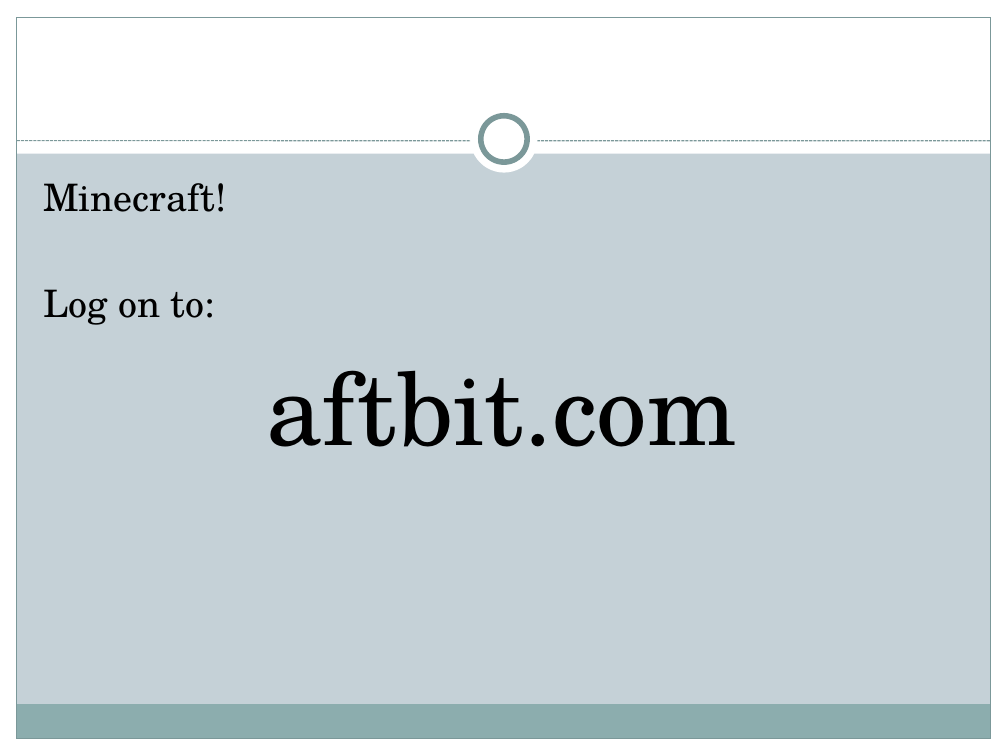
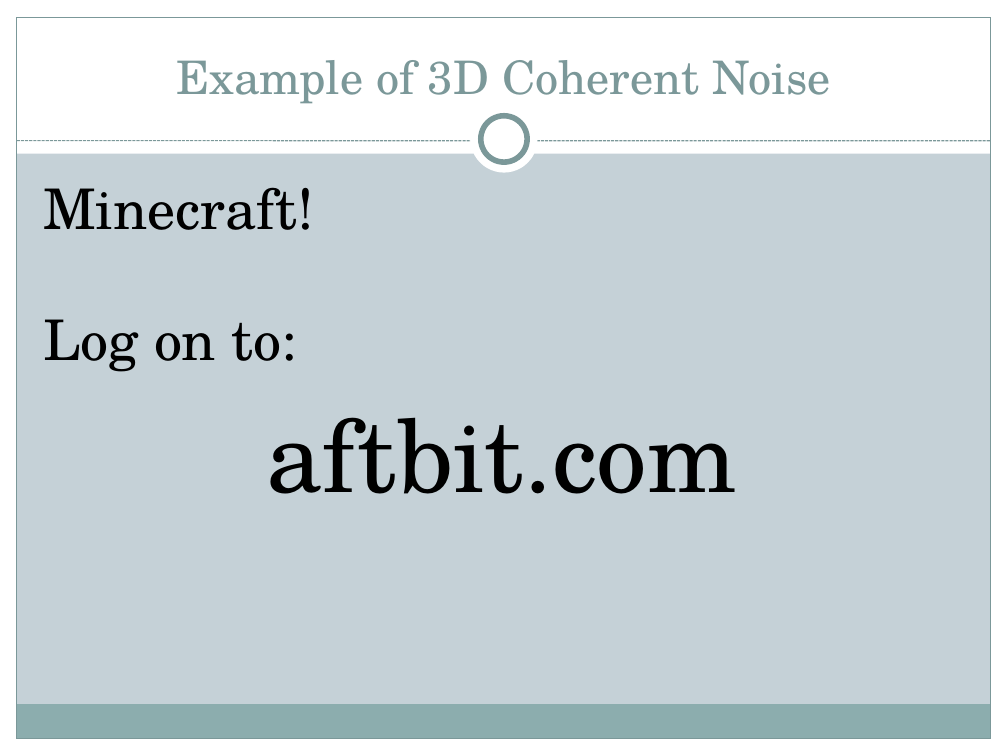
Before and after one commit to freethenation/OpenCLNoise, a slide deck: slide 11 of docs/Presentation.pptx (slide 4 before the commit). Drawn at 1008x756 pixels with LibreOffice and Linux fonts; fonts in the diff are those of the drawing. Boxes give left, top, right and bottom in pixels: in the first picture for what was removed or moved away, otherwise in the second. Text is boxed around its words. In the diff, an @@ line names an element or a change of style, - is before the commit and + after.

Commit message:
Updated Powerpoint

```diff
--- a/docs/Presentation.pptx
+++ b/docs/Presentation.pptx
@@ title added at (176,60,831,104), 33 pt, text #7C999A @@
+Example of 3D Coherent Noise
@@ text at (43,187,314,372): size 27 to 40 pt in "Minecraft!", "Log on to:"; more space between paragraphs @@
```
Also in this commit, not shown: 3 other slides changed.
